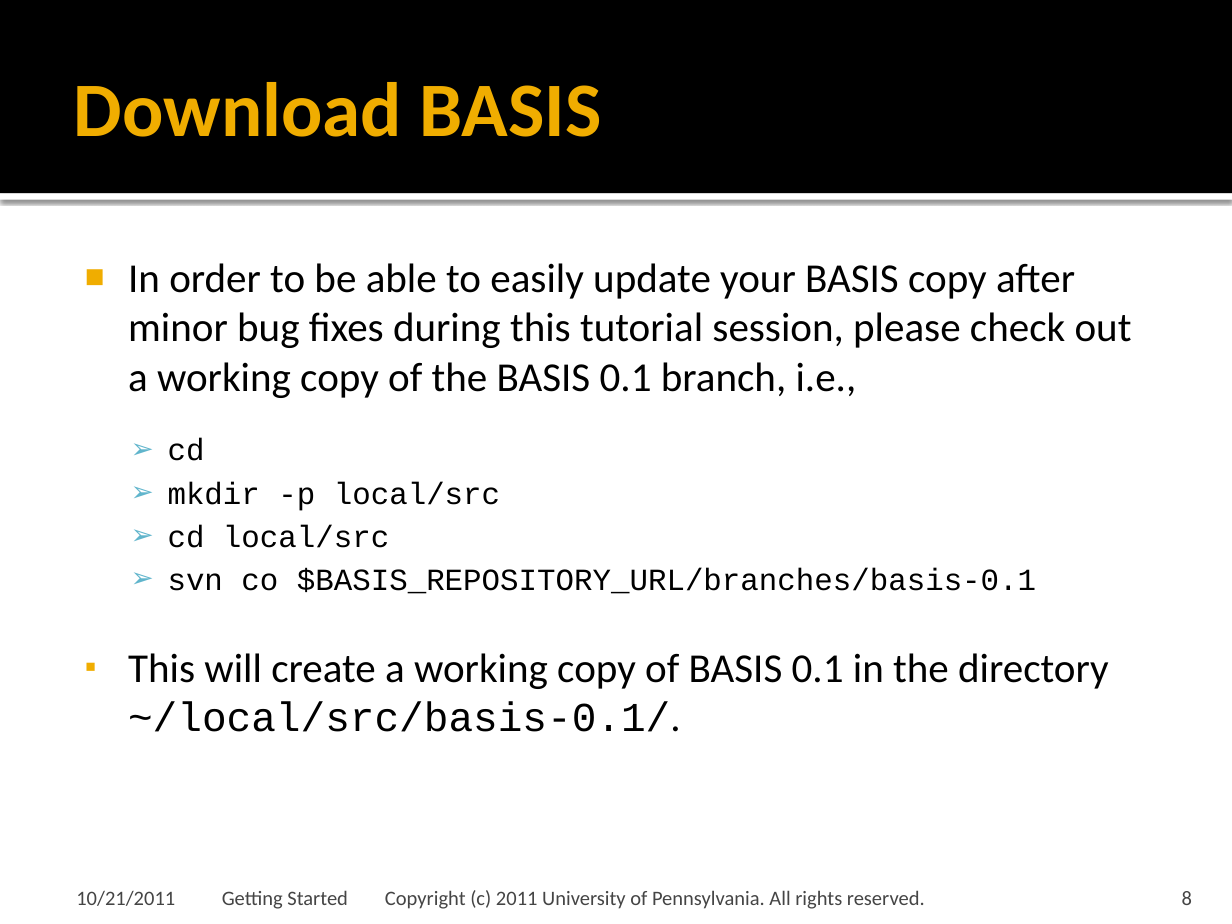
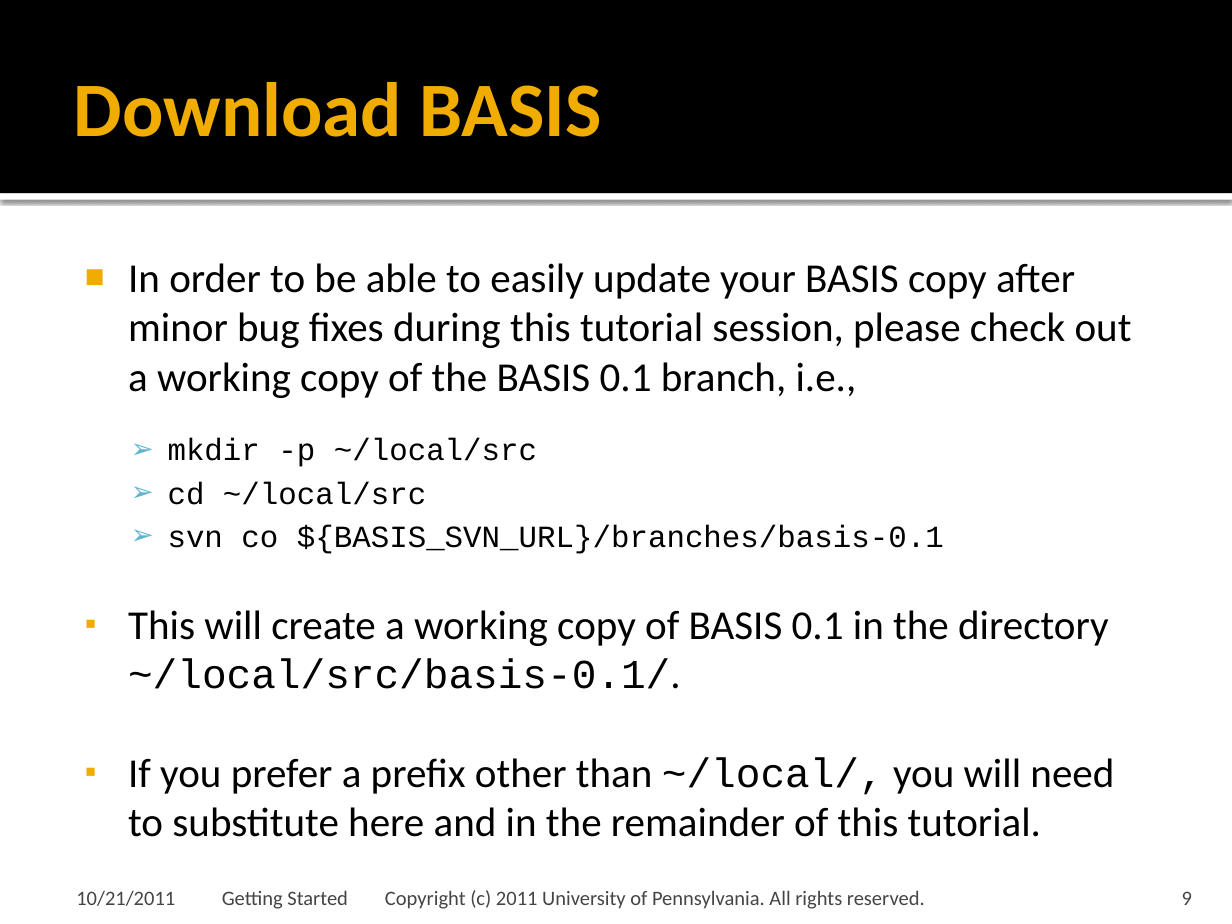
Before and after one commit to cmake-basis/legacy, a slide deck: slide 9 of doc/tutorials/02 Getting Started.pptx (slide 8 before the commit). Drawn at 1232x924 pixels with LibreOffice and Linux fonts; fonts in the diff are those of the drawing; background and template pictures are left out. Boxes give left, top, right and bottom in pixels: in the first picture for what was removed or moved away, otherwise in the second. Text is boxed around its words. In the diff, an @@ line names an element or a change of style, - is before the commit and + after.

Commit message:
Modified Getting Started tutorial and related source files. Changed TEMPLATE_VERSION of BASIS itself to 0.1.6, the next beta release.

```diff
--- a/doc/tutorials/02 Getting Started.pptx
+++ b/doc/tutorials/02 Getting Started.pptx
@@ text at <box>168,438,944,554</box>: text changed @@
-  ➢ cd
-  ➢ mkdir -p local/src
-  ➢ cd local/src
-  ➢ svn co $BASIS_REPOSITORY_URL/branches/basis-0.1
+  ➢ mkdir -p ~/local/src
+  ➢ cd ~/local/src
+  ➢ svn co ${BASIS_SVN_URL}/branches/basis-0.1
@@ text at <box>128,757,1114,837</box>: paragraph added @@
+▪ If you prefer a prefix other than ~/local/, you will need to substitute here and in the remainder of this tutorial.
@@ page number at <box>1182,891,1192,905</box>: text changed @@
-8
+9
```
Also in this commit, not shown: 19 other slides changed, 7 slides added, 7 other files.
